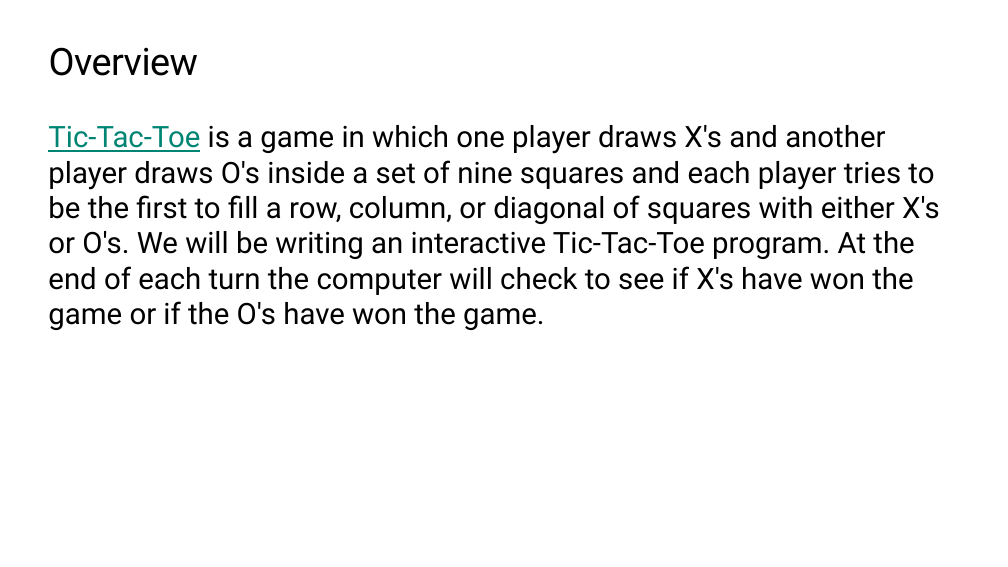
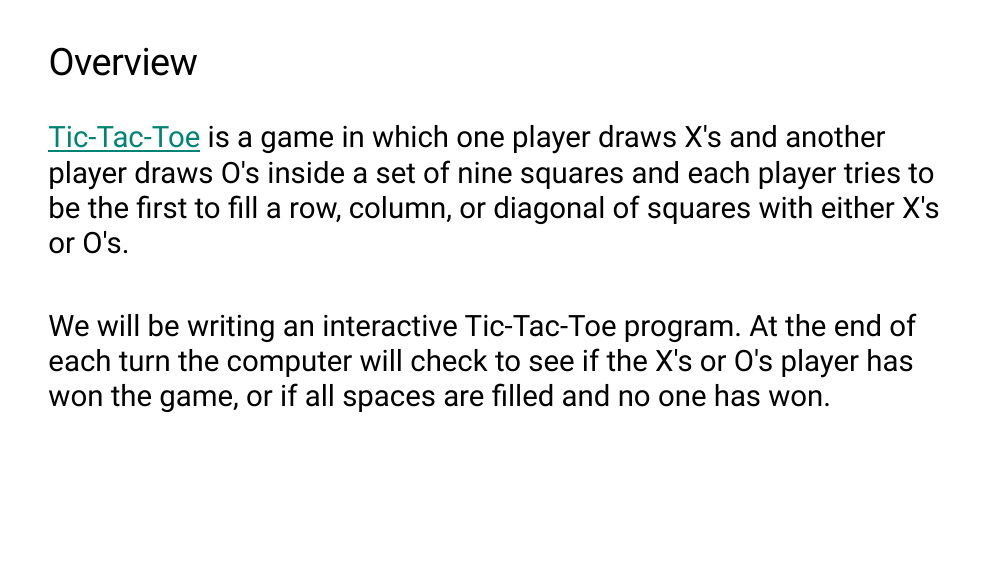
Before and after one commit to TEALSK12/2nd-semester-introduction-to-computer-science, a slide deck: slide 4 of units/4_unit/slidedecks/Intro Python 4.06 TEALS.pptx (slide 6 before the commit). Drawn at 1008x567 pixels with LibreOffice and Linux fonts; fonts in the diff are those of the drawing; background and template pictures are left out. Boxes give left, top, right and bottom in pixels: in the first picture for what was removed or moved away, otherwise in the second. Text is boxed around its words. In the diff, an @@ line names an element or a change of style, - is before the commit and + after.

```diff
--- a/units/4_unit/slidedecks/Intro Python 4.06 TEALS.pptx
+++ b/units/4_unit/slidedecks/Intro Python 4.06 TEALS.pptx
@@ text at box(48, 125, 940, 412): text changed @@
-Tic-Tac-Toe is a game in which one player draws X's and another player draws O's inside a set of nine squares and each player tries to be the first to fill a row, column, or diagonal of squares with either X's or O's. We will be writing an interactive Tic-Tac-Toe program. At the end of each turn the computer will check to see if X's have won the game or if the O's have won the game.
+Tic-Tac-Toe is a game in which one player draws X's and another player draws O's inside a set of nine squares and each player tries to be the first to fill a row, column, or diagonal of squares with either X's or O's.
+We will be writing an interactive Tic-Tac-Toe program. At the end of each turn the computer will check to see if the X's or O's player has won the game, or if all spaces are filled and no one has won.
```
Also in this commit, not shown: 6 other slides changed, 1 slide removed, 23 other files.
